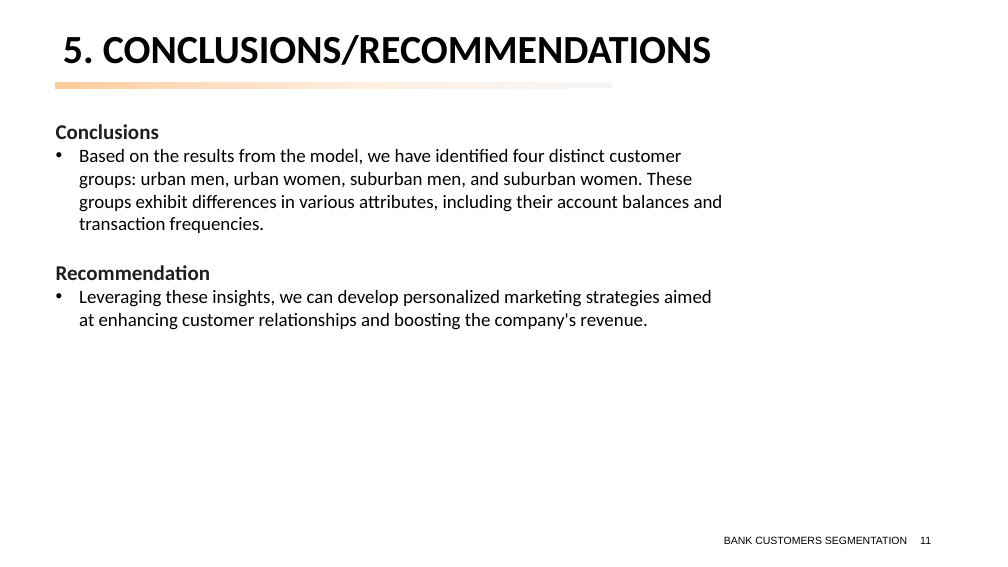
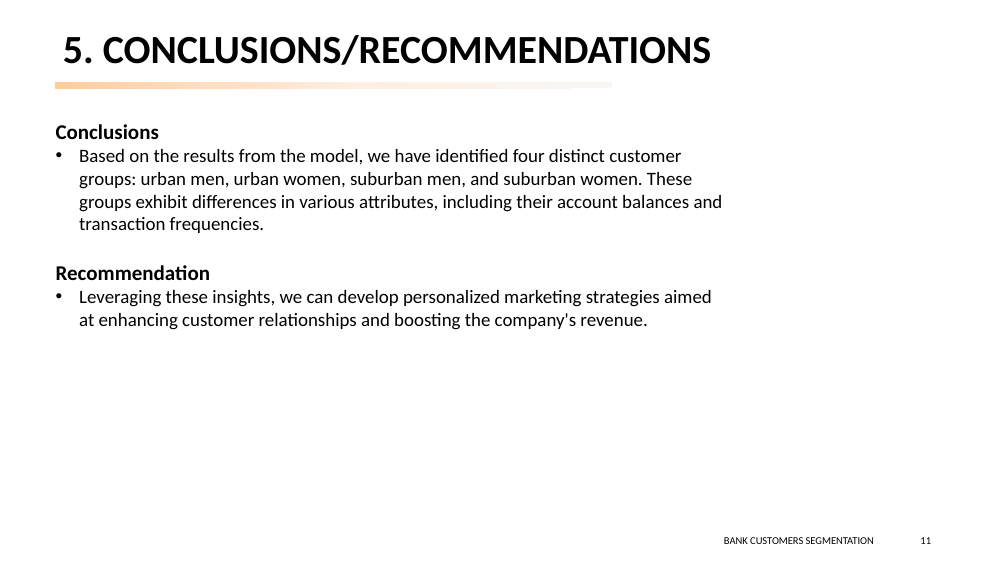
Before and after one commit to peerapat-t/Banking-customer-segmentation, a slide deck: slide 11 of banking customer segmentation.pptx. Drawn at 1008x567 pixels with LibreOffice and Linux fonts; fonts in the diff are those of the drawing. Boxes give left, top, right and bottom in pixels: in the first picture for what was removed or moved away, otherwise in the second. Text is boxed around its words. In the diff, an @@ line names an element or a change of style, - is before the commit and + after.

```diff
--- a/banking customer segmentation.pptx
+++ b/banking customer segmentation.pptx
@@ text at [56, 124, 159, 139]: text colour #1F1F1F to #000000 in "Conclusions" @@
@@ text at [56, 265, 211, 280]: text colour #1F1F1F to #000000 in "Recommendation" @@
@@ page number at [920, 537, 931, 544]: font Arial to Calibri @@
@@ text "BANK CUSTOMERS SEGMENTATION" at [724, 537, 874, 544]: font Arial to Calibri @@
```
Also in this commit, not shown: 17 other slides changed, 1 other file.
